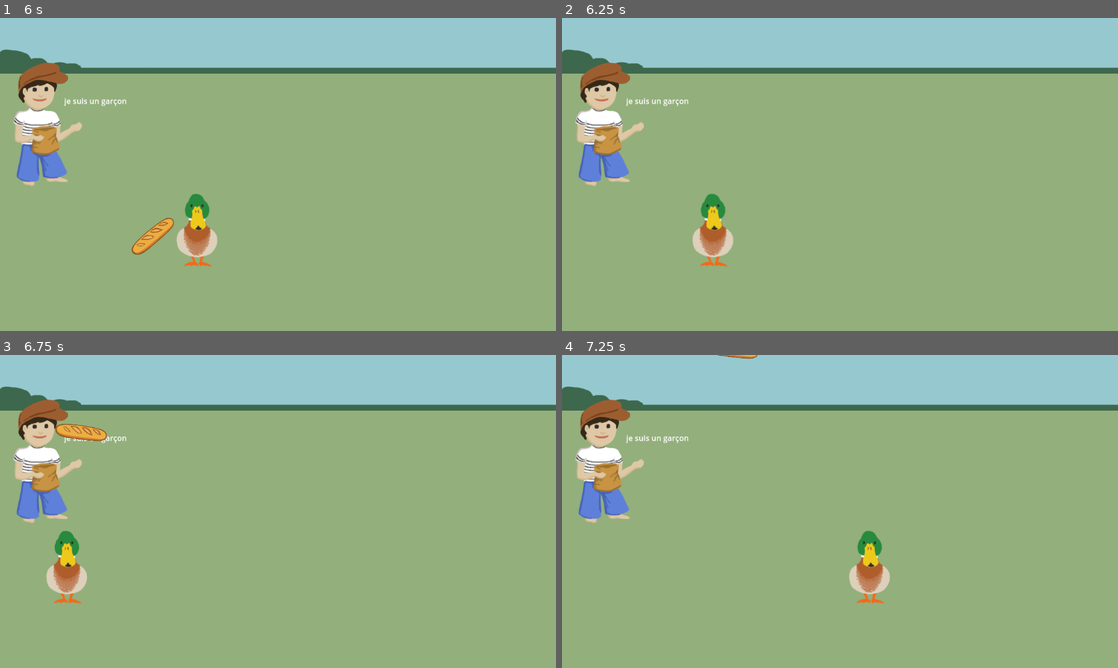
Above: before the commit, frames 1-4 (two rows, left to right).
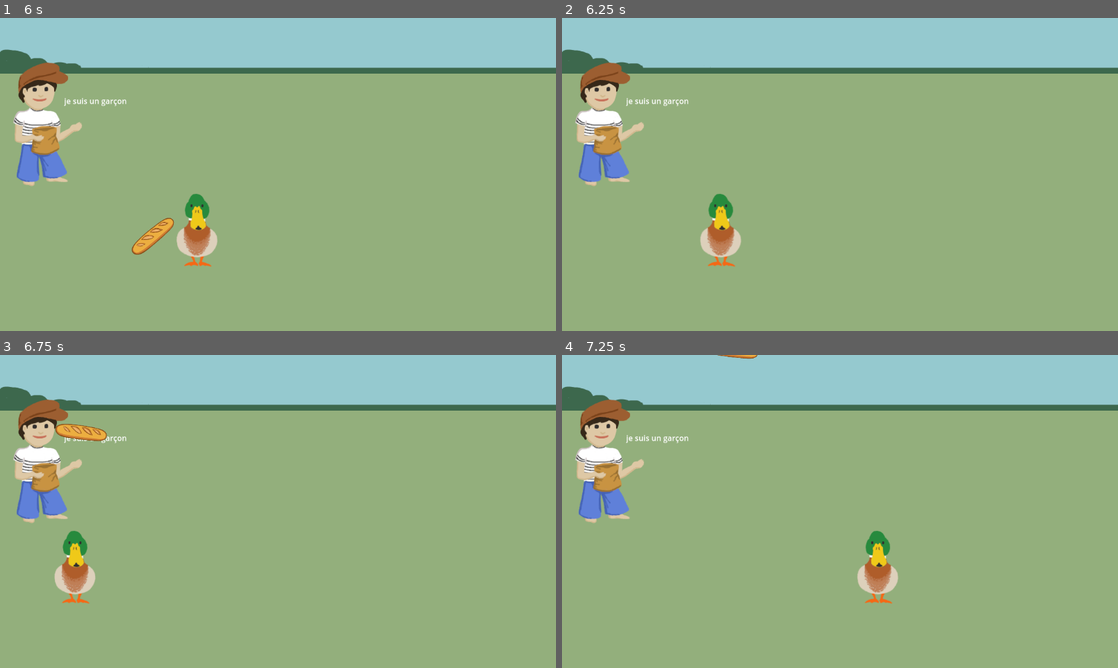
Above: after the commit, the same moments.

Repository: baguette-ballett/baguette-ballett
Game: Godot game, scene res://scenes/intro/intro.tscn
Two runs of this game, one before a commit and one after it. Both use one fixed random seed, a clock stepped at 60 frames per second and the inputs below.
Inputs:
- Up to frame 1 (6 s): click "Start" at 0.5 s; tap Enter at 1.25, 2.1, 3.6, 5.1 s; hold Right (right) 1.28-2.03 s; hold Enter 1.28-2.03 s; hold Left (left) 2.03-2.78 s; hold Enter 2.78-3.53 s; hold Right (right) 2.78-4.28 s; hold Enter 4.28-5.03 s; hold Left (left) from 4.28 s (still down); hold Enter from 5.78 s (still down)
- Up to frame 2 (6.25 s): keep holding Left (left); keep holding Enter
- Up to frame 3 (6.75 s): release Left (left) at 6.53 s; release Enter at 6.53 s; hold Right (right) from 6.53 s (still down); tap Enter at 6.6 s
- Up to frame 4 (7.25 s): keep holding Right (right)

Frame 1 is identical in both runs. In frame 2, 1.1% of the frame differs, in the area x 23-33%, y 56-80%; in frame 3, 1.1%; in frame 4, 1.1%, in the area x 51-61%, y 56-80%.

Commit message:
Fix Removing a CollisionObject node during a physics callback

Diff:
--- a/scenes/baguette/baguette.gd
+++ b/scenes/baguette/baguette.gd
@@ -8,10 +8,11 @@
 
 func _on_baguette_area_entered(body):
 	if body.name == "ground body":
-		get_parent().remove_child(self)
+		get_parent().call_deferred("remove_child", self)
 		self.queue_free()
 		return
 
+	print(body.name, "-", self.name)
 	if has_collide or body.name == self.name:
 		return
 
